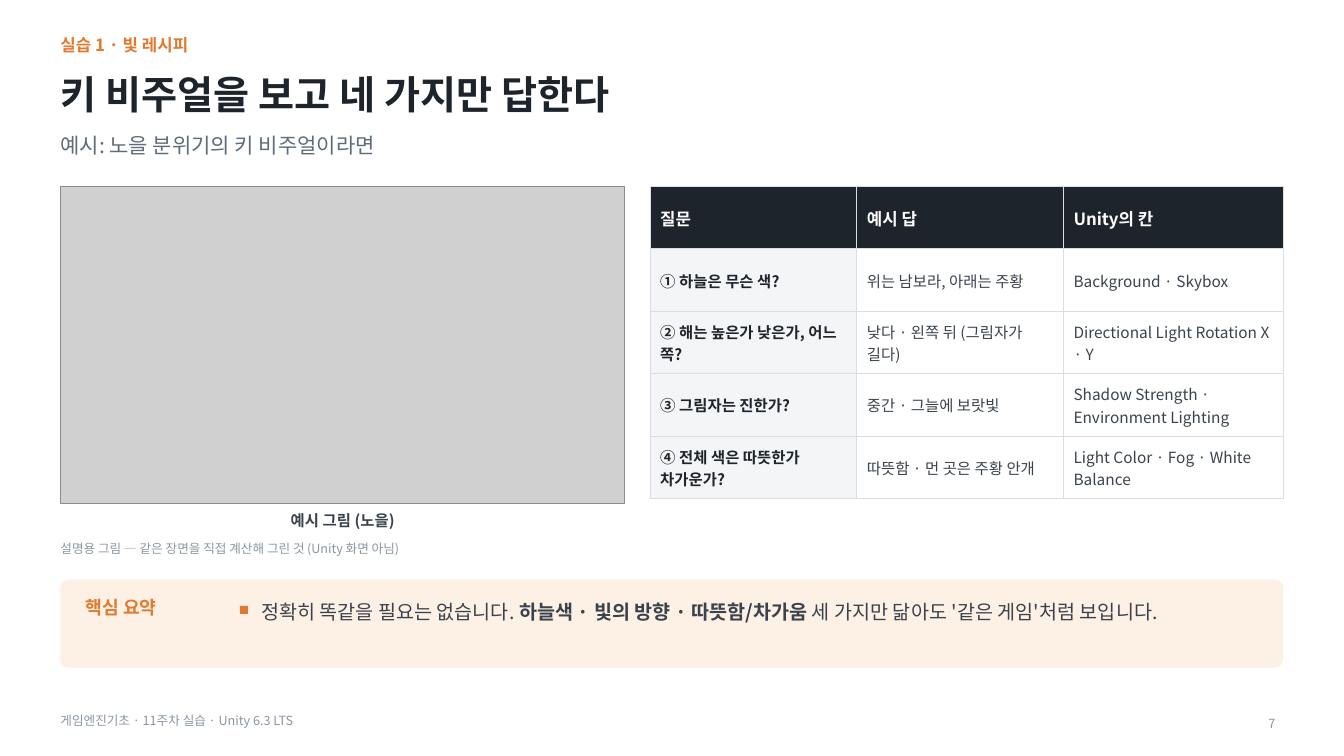
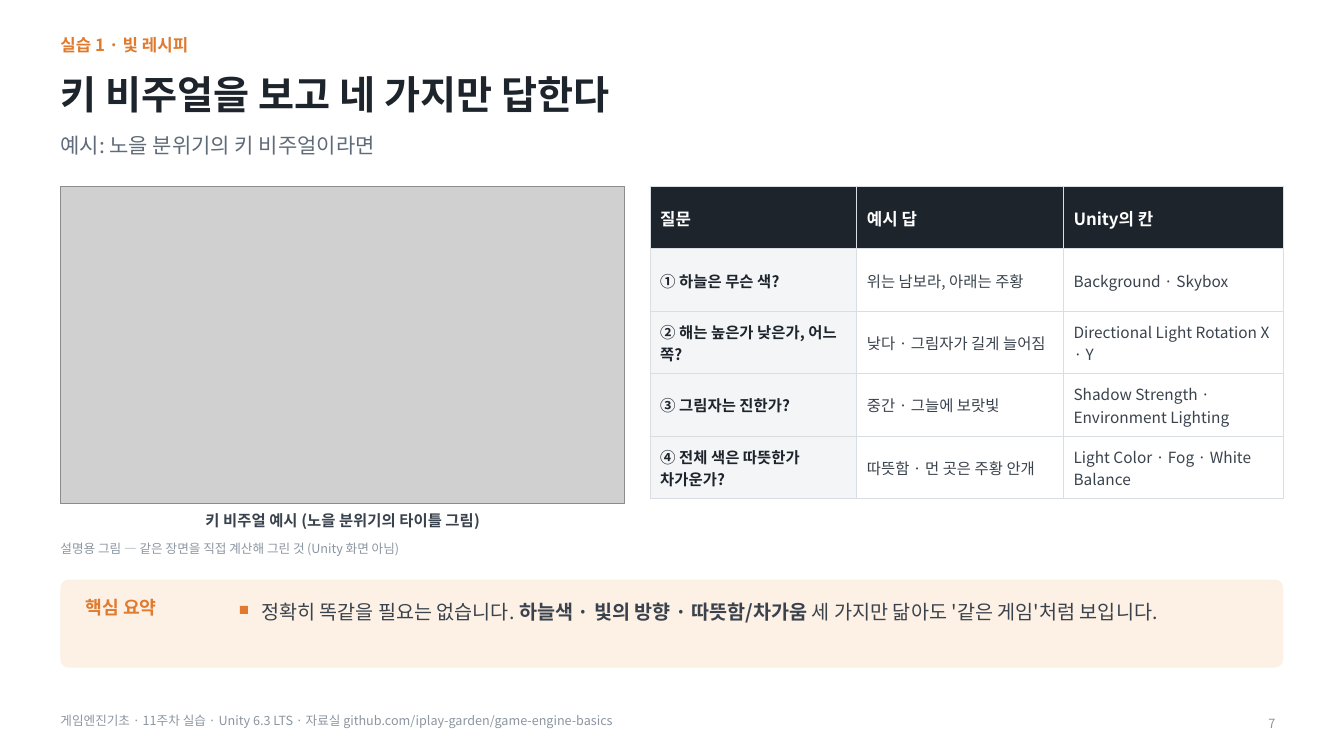
Before and after one commit to iplay-garden/game-engine-basics, a slide deck: slide 7 of 11주차/한국어/게임엔진기초_11주차_오프라인_실습슬라이드.pptx. Drawn at 1344x756 pixels with LibreOffice and Linux fonts; fonts in the diff are those of the drawing; grey boxes stand for pictures. Boxes give left, top, right and bottom in pixels: in the first picture for what was removed or moved away, otherwise in the second. Text is boxed around its words. In the diff, an @@ line names an element or a change of style, - is before the commit and + after.

```diff
--- a/11주차/한국어/게임엔진기초_11주차_오프라인_실습슬라이드.pptx
+++ b/11주차/한국어/게임엔진기초_11주차_오프라인_실습슬라이드.pptx
@@ table at (650, 187, 1284, 491) @@
-row 3, column 2: 낮다 · 왼쪽 뒤 (그림자가 길다)
+row 3, column 2: 낮다 · 그림자가 길게 늘어짐
@@ text at (205, 513, 479, 529): text changed @@
-예시 그림 (노을)
+키 비주얼 예시 (노을 분위기의 타이틀 그림)
@@ text at (60, 714, 612, 728): text changed @@
-게임엔진기초 · 11주차 실습 · Unity 6.3 LTS
+게임엔진기초 · 11주차 실습 · Unity 6.3 LTS · 자료실 github.com/iplay-garden/game-engine-basics
```
Also in this commit, not shown: 28 other slides changed, 14 other files.
